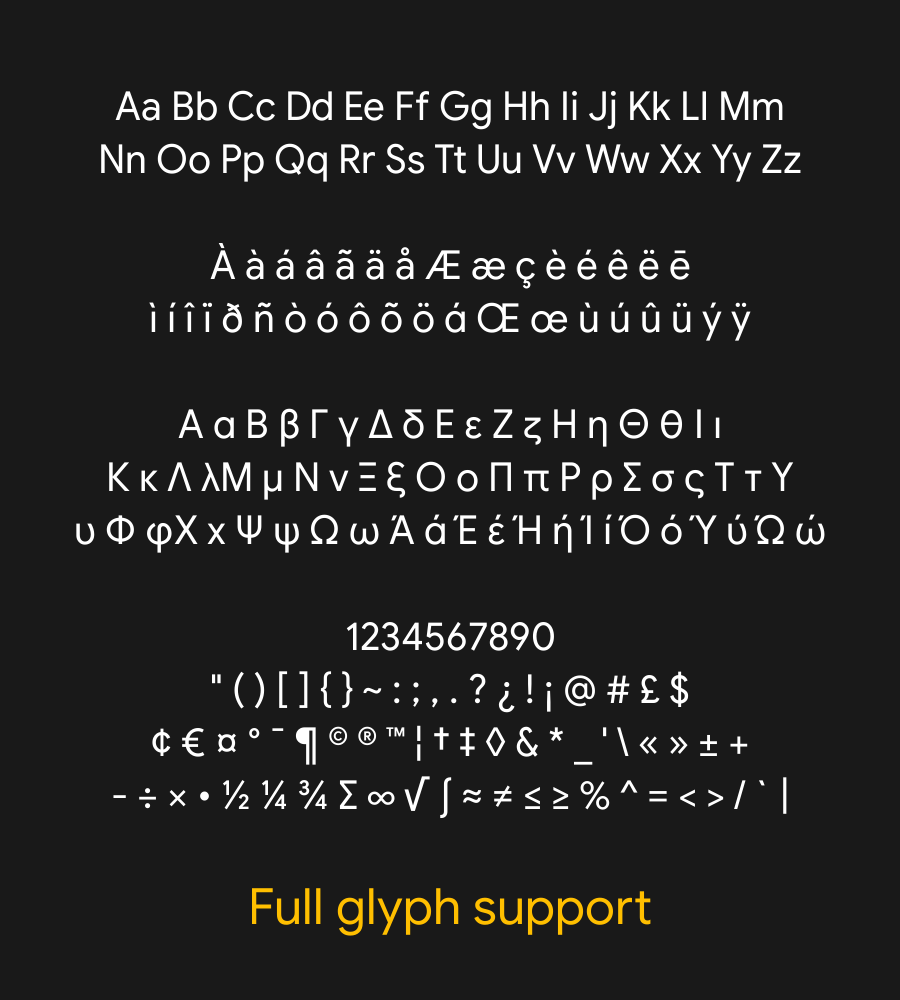
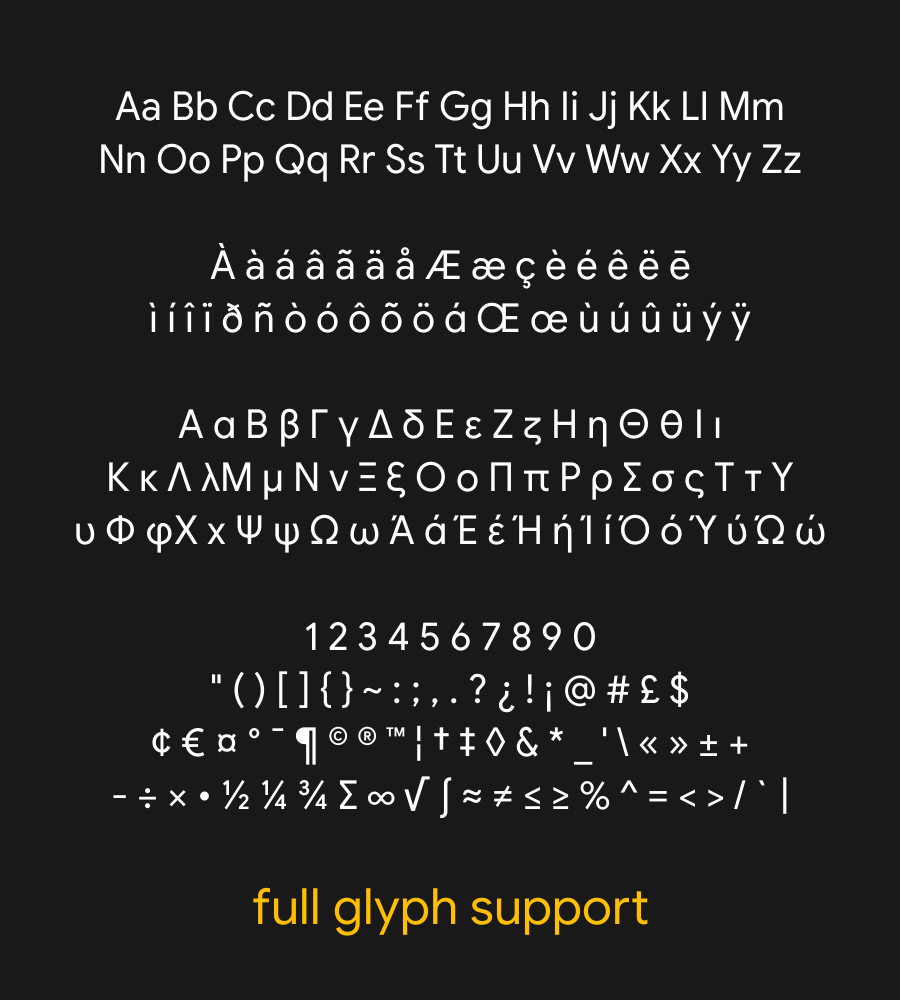
Comparing the layer stacks of the two 900 × 1000 images. Changes:
painted on "Aa Bb Cc Dd Ee Ff Gg Hh Ii Jj ..." over [305, 622, 595, 651]
renamed "Full glyph support" to "full glyph support", painted on it over [252, 887, 651, 936]
